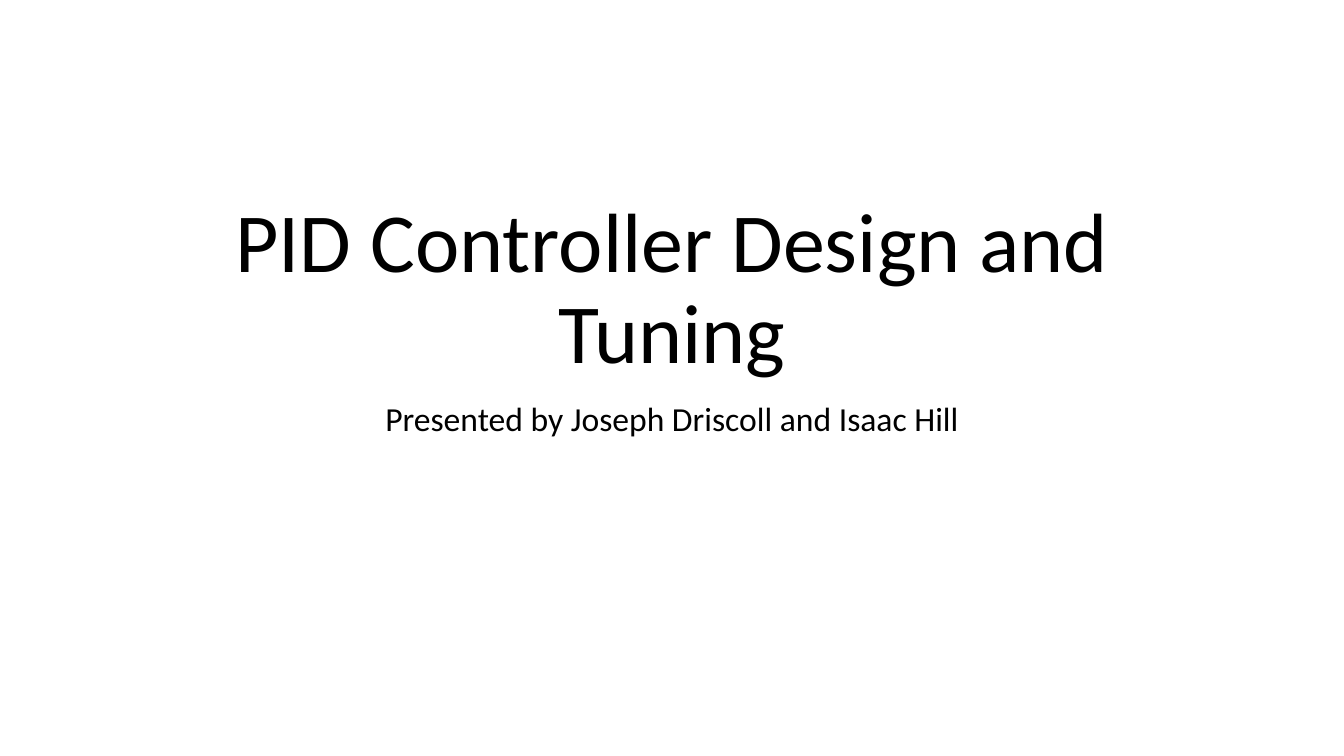
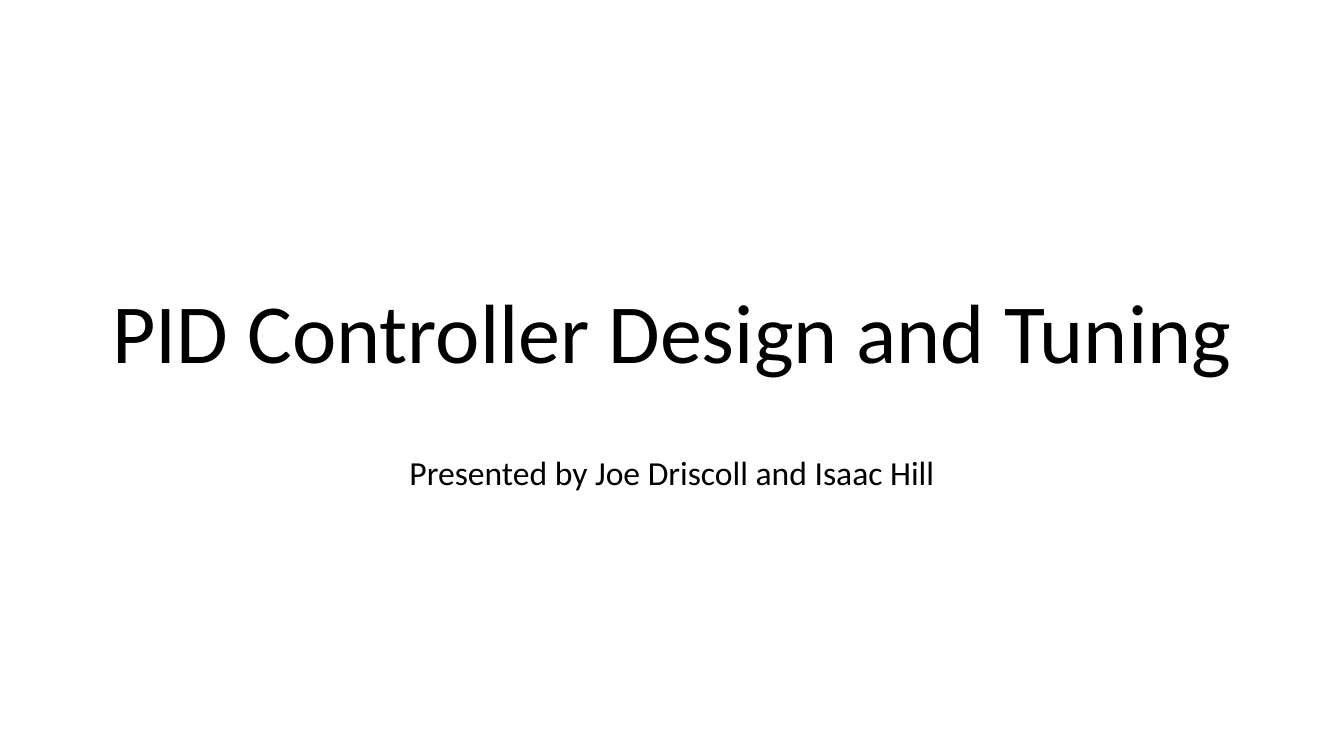
Before and after one commit to jdriscoll7/ELEC_3050, a slide deck: slide 1 of presentation/Final Projection Presentation.pptx. Drawn at 1344x756 pixels with LibreOffice and Linux fonts; fonts in the diff are those of the drawing. Boxes give left, top, right and bottom in pixels: in the first picture for what was removed or moved away, otherwise in the second. Text is boxed around its words. In the diff, an @@ line names an element or a change of style, - is before the commit and + after.

```diff
--- a/presentation/Final Projection Presentation.pptx
+++ b/presentation/Final Projection Presentation.pptx
@@ title "PID Controller Design and Tuning" rewrapped from <box>235,213,1108,378</box> to <box>112,304,1231,378</box> @@
@@ subtitle at <box>409,461,934,491</box>: text changed @@
-Presented by Joseph Driscoll and Isaac Hill
+Presented by Joe Driscoll and Isaac Hill
```
Also in this commit, not shown: 4 other slides changed, 5 slides added, 3 slides removed.
